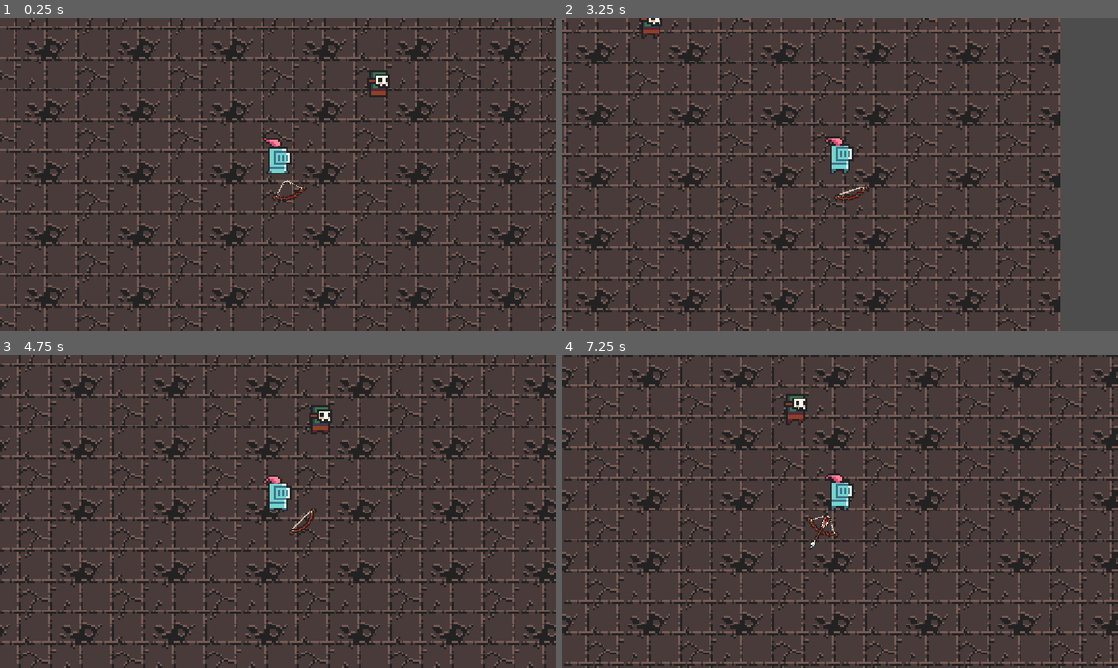
Above: before the commit, frames 1-4 (two rows, left to right).
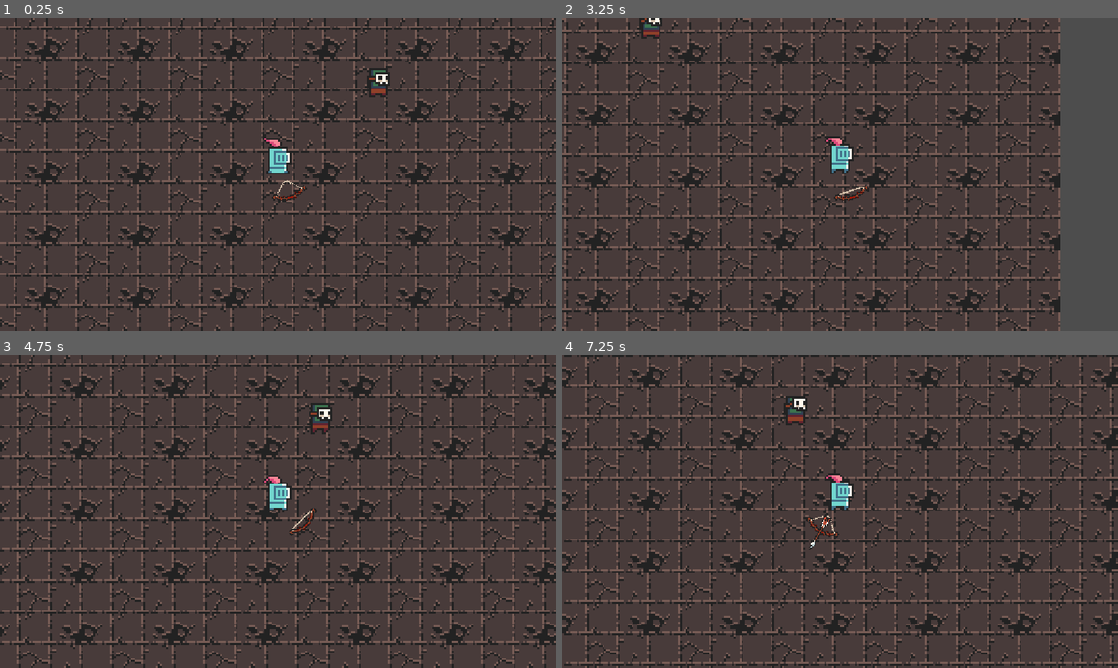
Above: after the commit, the same moments.

Repository: lancatlin/HumanError
Game: Godot game, scene res://scenes/game.tscn
Same seed, same stepped clock (60 frames per second), same inputs: the game is played once before the commit and once after it.
Inputs:
- Up to frame 1 (0.25 s): no input
- Up to frame 2 (3.25 s): hold Right (move_right) 0.53-1.28 s; hold Space (fire) 0.53-1.28 s; hold Down (move_down) 1.28-2.03 s; tap Space (fire) at 1.35, 2.85 s; hold Right (move_right) 2.03-2.78 s; hold Space (fire) 2.03-2.78 s; hold Up (move_up) from 2.78 s (still down)
- Up to frame 3 (4.75 s): release Up (move_up) at 3.53 s; hold Space (fire) 3.53-4.28 s; hold Left (move_left) from 3.53 s (still down); tap Space (fire) at 4.35 s
- Up to frame 4 (7.25 s): release Left (move_left) at 5.03 s; hold Down (move_down) 5.03-5.78 s; hold Space (fire) 5.03-5.78 s; hold Right (move_right) 5.78-6.53 s; tap Space (fire) at 5.85 s; hold Up (move_up) from 6.53 s (still down); hold Space (fire) from 6.53 s (still down)

The runs differ from the first frame. In frame 1, 0.2% of the frame differs, in the area x 66-71%, y 16-26%; in frame 2, less than 0.1%; in frame 3, 0.2%, in the area x 55-60%, y 15-26%; in frame 4, 0.1%.

Commit message:
add attack component to zombie

Diff:
--- a/scenes/arrow.tscn
+++ b/scenes/arrow.tscn
@@ -2,7 +2,7 @@
 
 [ext_resource type="Script" uid="uid://b5aw7rb3cbsox" path="res://scripts/arrow.gd" id="1_23jat"]
 [ext_resource type="PackedScene" uid="uid://dvpnip0rh71uh" path="res://scenes/arrow_sprite.tscn" id="2_23jat"]
-[ext_resource type="Script" uid="uid://jkte40tlif23" path="res://scripts/attack_component.gd" id="3_q8ifc"]
+[ext_resource type="PackedScene" uid="uid://cm1ejnti7rf4o" path="res://scenes/attack_component.tscn" id="3_q8ifc"]
 
 [sub_resource type="RectangleShape2D" id="RectangleShape2D_nqmjc"]
 size = Vector2(20, 2)
@@ -22,12 +22,10 @@
 [node name="Timer" type="Timer" parent="." unique_id=1560202885]
 one_shot = true
 
-[node name="AttackComponent" type="Area2D" parent="." unique_id=1776978762]
-priority = 1
-script = ExtResource("3_q8ifc")
+[node name="AttackComponent" parent="." unique_id=71310347 instance=ExtResource("3_q8ifc")]
 
-[node name="CollisionShape2D" type="CollisionShape2D" parent="AttackComponent" unique_id=266149207]
+[node name="CollisionShape2D2" type="CollisionShape2D" parent="AttackComponent" unique_id=266149207]
 shape = SubResource("RectangleShape2D_rs4xq")
 
+[connection signal="body_entered" from="." to="." method="_on_body_entered"]
 [connection signal="timeout" from="Timer" to="." method="_on_timer_timeout"]
-[connection signal="area_entered" from="AttackComponent" to="AttackComponent" method="_on_area_entered"]
--- /dev/null
+++ b/scenes/attack_component.tscn
@@ -0,0 +1,9 @@
+[gd_scene format=3 uid="uid://cm1ejnti7rf4o"]
+
+[ext_resource type="Script" uid="uid://jkte40tlif23" path="res://scripts/attack_component.gd" id="1_svtj4"]
+
+[node name="AttackComponent" type="Area2D" unique_id=71310347]
+priority = 1
+script = ExtResource("1_svtj4")
+
+[connection signal="area_entered" from="." to="." method="_on_area_entered"]
--- a/scenes/player.gd
+++ b/scenes/player.gd
@@ -25,3 +25,7 @@
 
 func _on_health_component_died() -> void:
 	queue_free()
+
+
+func _on_health_component_health_changed(current: int, max: int) -> void:
+	print("HP: %d/%d" % [current, max])
--- a/scenes/player.tscn
+++ b/scenes/player.tscn
@@ -104,3 +104,4 @@
 [node name="HealthComponent" parent="." unique_id=2091267153 instance=ExtResource("3_qhqgy")]
 
 [connection signal="died" from="HealthComponent" to="." method="_on_health_component_died"]
+[connection signal="health_changed" from="HealthComponent" to="." method="_on_health_component_health_changed"]
--- a/scenes/zombie.tscn
+++ b/scenes/zombie.tscn
@@ -4,6 +4,7 @@
 [ext_resource type="Script" uid="uid://6e1f2ylut54t" path="res://scripts/zombie.gd" id="1_4gx57"]
 [ext_resource type="PackedScene" uid="uid://wmikx0o7q65p" path="res://scenes/health_component.tscn" id="2_xepks"]
 [ext_resource type="PackedScene" uid="uid://ba8xp335e0ia7" path="res://scenes/hitbox_component.tscn" id="3_4gx57"]
+[ext_resource type="PackedScene" uid="uid://cm1ejnti7rf4o" path="res://scenes/attack_component.tscn" id="5_ycv6i"]
 
 [sub_resource type="AtlasTexture" id="AtlasTexture_httt1"]
 atlas = ExtResource("1_1vlb3")
@@ -88,7 +89,7 @@
 sprite_frames = SubResource("SpriteFrames_nqmjc")
 animation = &"idle"
 autoplay = "idle"
-frame_progress = 0.020210722
+frame_progress = 0.8776548
 
 [node name="CollisionShape2D" type="CollisionShape2D" parent="." unique_id=947368130]
 position = Vector2(1, -8)
@@ -104,4 +105,10 @@
 position = Vector2(1, -7.5)
 shape = SubResource("RectangleShape2D_rs4xq")
 
+[node name="AttackComponent" parent="." unique_id=71310347 instance=ExtResource("5_ycv6i")]
+
+[node name="CollisionShape2D" type="CollisionShape2D" parent="AttackComponent" unique_id=1113141945]
+position = Vector2(1, -7.5)
+shape = SubResource("RectangleShape2D_rs4xq")
+
 [connection signal="died" from="HealthComponent" to="." method="_on_health_component_died"]
--- a/scripts/arrow.gd
+++ b/scripts/arrow.gd
@@ -26,3 +26,7 @@
 func _on_timer_timeout() -> void:
 	print("timeout")
 	destroy()
+
+
+func _on_body_entered(body: Node2D) -> void:
+	destroy()
--- a/scripts/attack_component.gd
+++ b/scripts/attack_component.gd
@@ -5,7 +5,6 @@
 @export var physical_attack: float = 1
 
 func _on_area_entered(area: Area2D) -> void:
-	print("area", area)
-	if area is HitboxComponent:
+	if area is HitboxComponent and area.get_parent() != get_parent():
 		var attack = Attack.new(physical_attack)
 		area.damage(attack)
